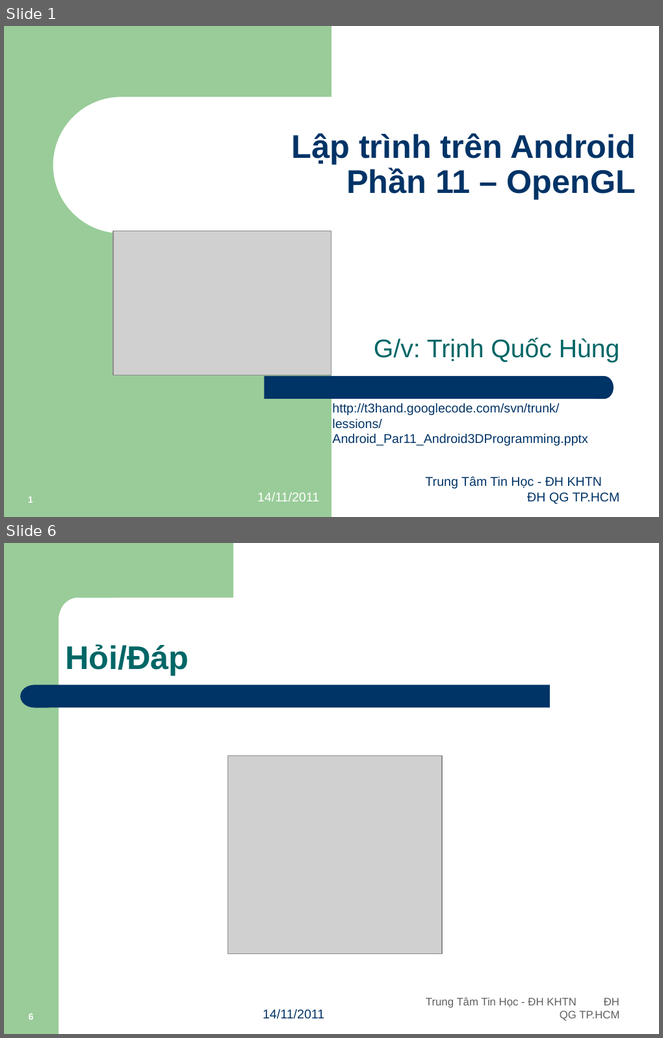
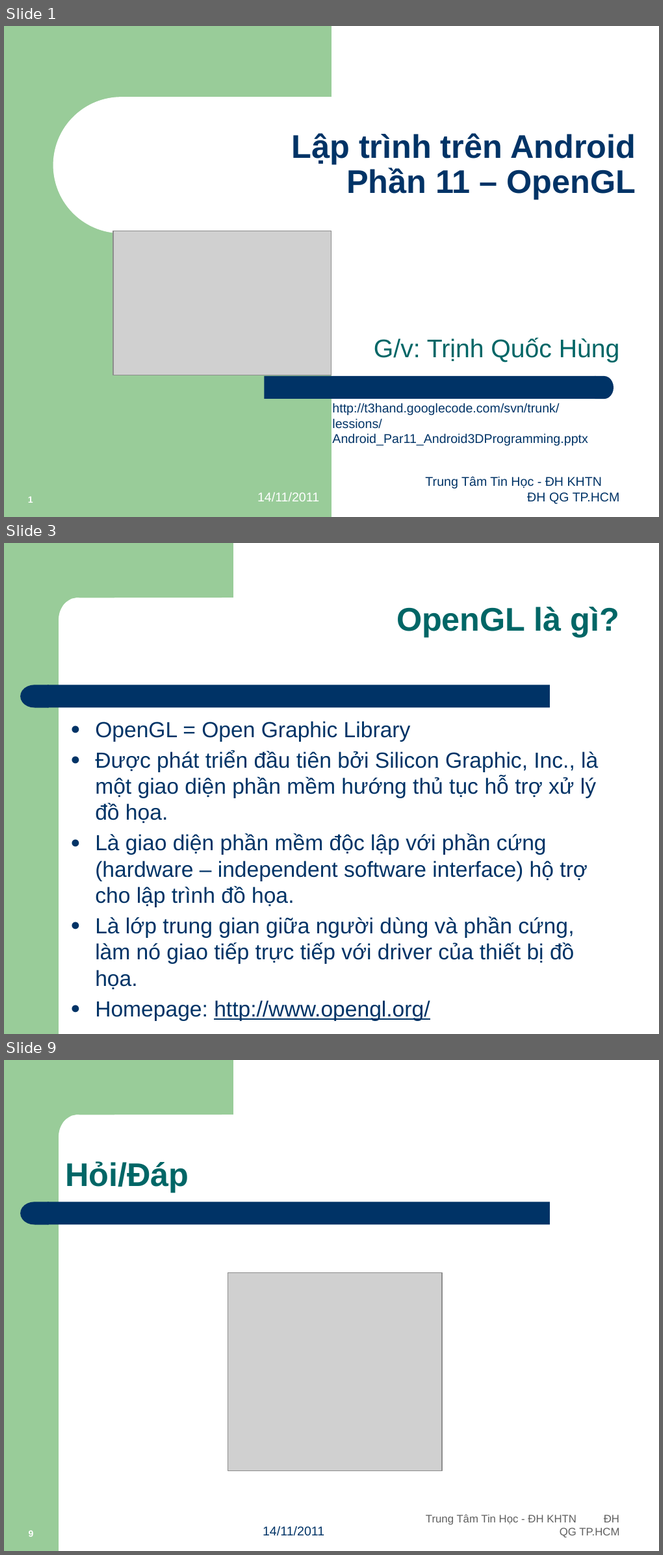
Before and after one commit to Timon-CHP/t3hand, a slide deck: lessions/Android_Par11_Android3DProgramming.pptx. Shown one above the other, each under a label of ours: slides 1 and 6 before the commit, slides 1, 3 and 9 after it; the slides between them are not shown. The pictures are 663x1038 and 663x1555 pixels, drawn with LibreOffice and Linux fonts; fonts in the diff are those of the drawing; grey boxes stand for pictures. Boxes give left, top, right and bottom in pixels: in the first picture for what was removed or moved away, otherwise in the second. Text is boxed around its words. In the diff, an @@ line names an element or a change of style, - is before the commit and + after.

```diff
--- a/lessions/Android_Par11_Android3DProgramming.pptx
+++ b/lessions/Android_Par11_Android3DProgramming.pptx
@@ slide 3 added at [4, 543, 659, 1034], background #FFFFFF; not listed: 4 template elements that a slide beside it also shows @@
@@ title added at [397, 607, 620, 637], 36 pt, text #006666, bold @@
+OpenGL là gì?
@@ text added at [95, 721, 598, 990], 24 pt, text #003366 @@
+● OpenGL = Open Graphic Library
+● Được phát triển đầu tiên bởi Silicon Graphic, Inc., là một giao diện phần mềm hướng thủ tục hỗ trợ xử lý đồ họa.
+● Là giao diện phần mềm độc lập với phần cứng (hardware – independent software interface) hộ trợ cho lập trình đồ họa.
+● Là lớp trung gian giữa người dùng và phần cứng, làm nó giao tiếp trực tiếp với driver của thiết bị đồ họa.
+● Homepage: http://www.opengl.org/
@@ what was slide 6 is now slide 9 @@
```
Also in this commit, not shown: 1 slide changed, 5 other slides added, 3 slides removed.
